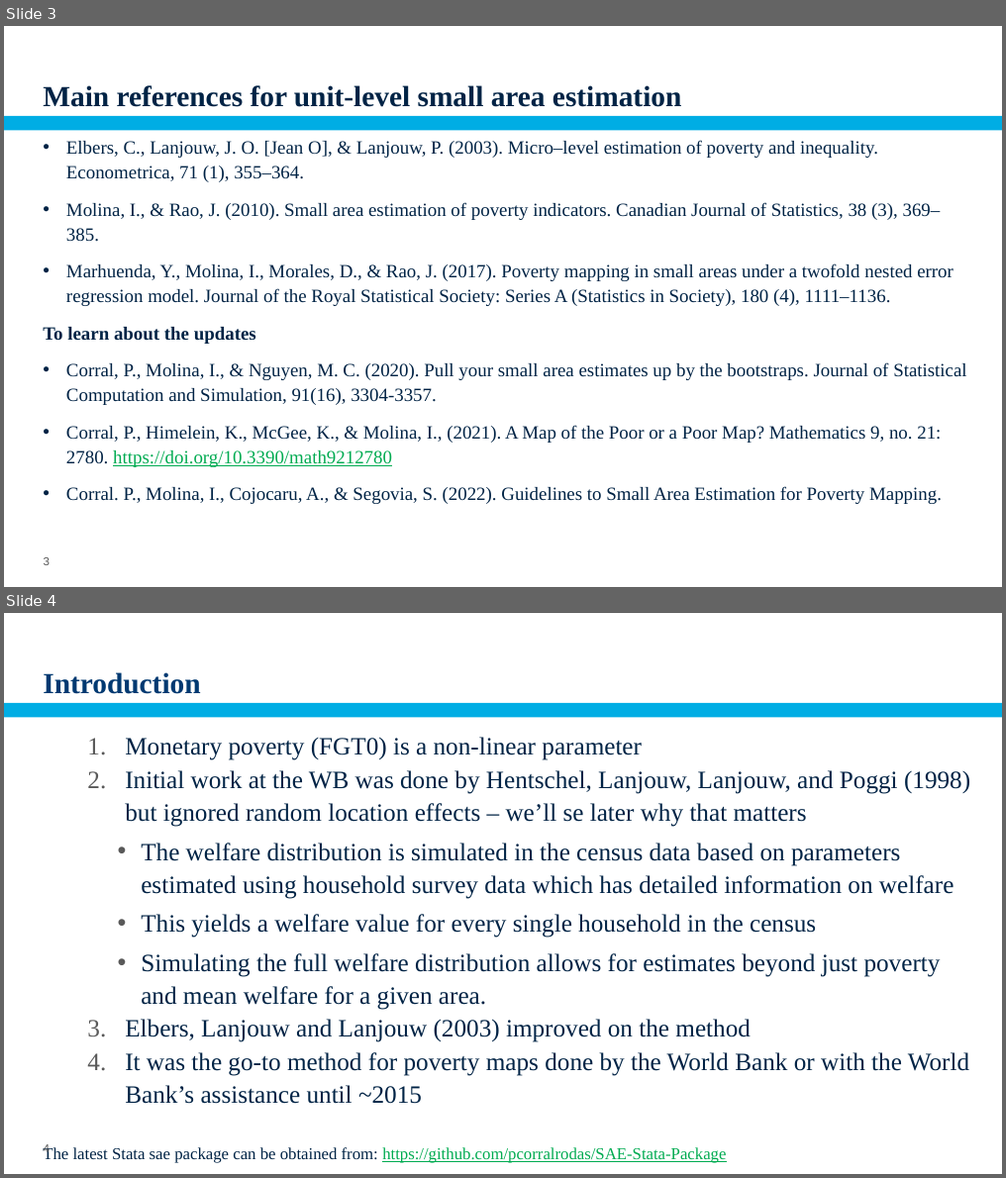
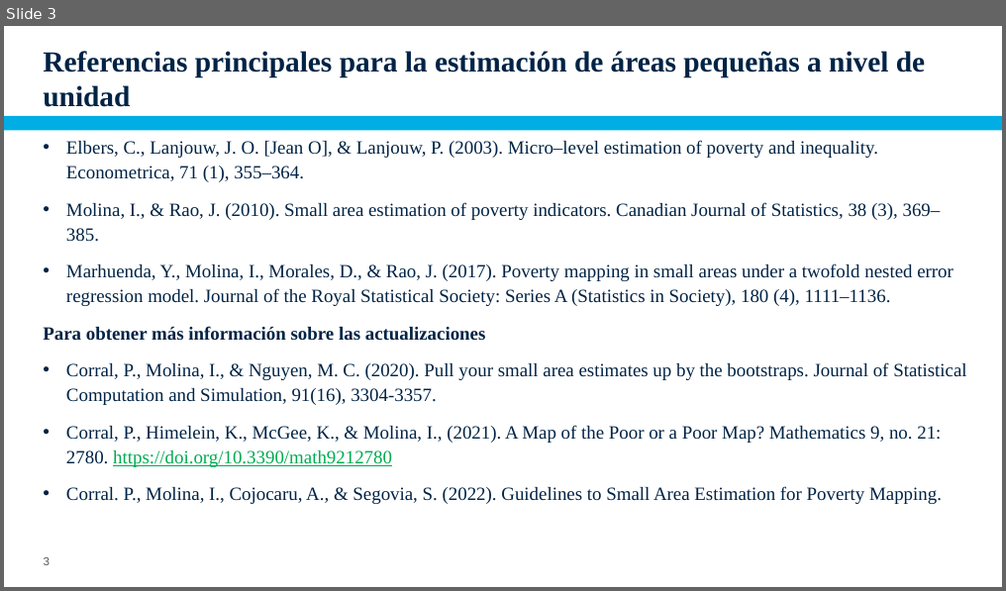
Before and after one commit to pcorralrodas/wb_sae_training, a slide deck: 03.Presentations/Small Area Estimation.pptx. Shown one above the other, each under a label of ours: slides 3 and 4 before the commit, slide 3 after it. The pictures are 1006x1178 and 1006x591 pixels, drawn with LibreOffice and Linux fonts; fonts in the diff are those of the drawing; background and template pictures are left out. Boxes give left, top, right and bottom in pixels: in the first picture for what was removed or moved away, otherwise in the second. Text is boxed around its words. In the diff, an @@ line names an element or a change of style, - is before the commit and + after.

Commit message:
Updated unitl-level models

```diff
--- a/03.Presentations/Small Area Estimation.pptx
+++ b/03.Presentations/Small Area Estimation.pptx
@@ slide 4 removed at (x1=4, y1=613, x2=1002, y2=1174), background #FFFFFF; not listed: 1 template element that a slide beside it also shows @@
@@ title removed at (x1=43, y1=672, x2=200, y2=694) @@
-Introduction
@@ text removed at (x1=43, y1=737, x2=970, y2=1163) @@
-      1. Monetary poverty (FGT0) is a non-linear parameter
-      2. Initial work at the WB was done by Hentschel, Lanjouw, Lanjouw, and Poggi (1998) but ignored random location effects – we’ll se later why that matters
-        • The welfare distribution is simulated in the census data based on parameters estimated using household survey data which has detailed information on welfare
-        • This yields a welfare value for every single household in the census
-        • Simulating the full welfare distribution allows for estimates beyond just poverty and mean welfare for a given area.
-      3. Elbers, Lanjouw and Lanjouw (2003) improved on the method
-      4. It was the go-to method for poverty maps done by the World Bank or with the World Bank’s assistance until ~2015
-    The latest Stata sae package can be obtained from: https://github.com/pcorralrodas/SAE-Stata-Package
@@ page number removed at (x1=44, y1=1144, x2=50, y2=1156) @@
-4
@@ slide 3 changed as well @@
@@ title at (x1=43, y1=51, x2=925, y2=107): text changed @@
-Main references for unit-level small area estimation
+Referencias principales para la estimación de áreas pequeñas a nivel de unidad
@@ text at (x1=43, y1=326, x2=486, y2=341): text changed @@
-    To learn about the updates
+    Para obtener más información sobre las actualizaciones
```
Also in this commit, not shown: 12 other slides changed, 11 slides added, 8 other slides removed.
